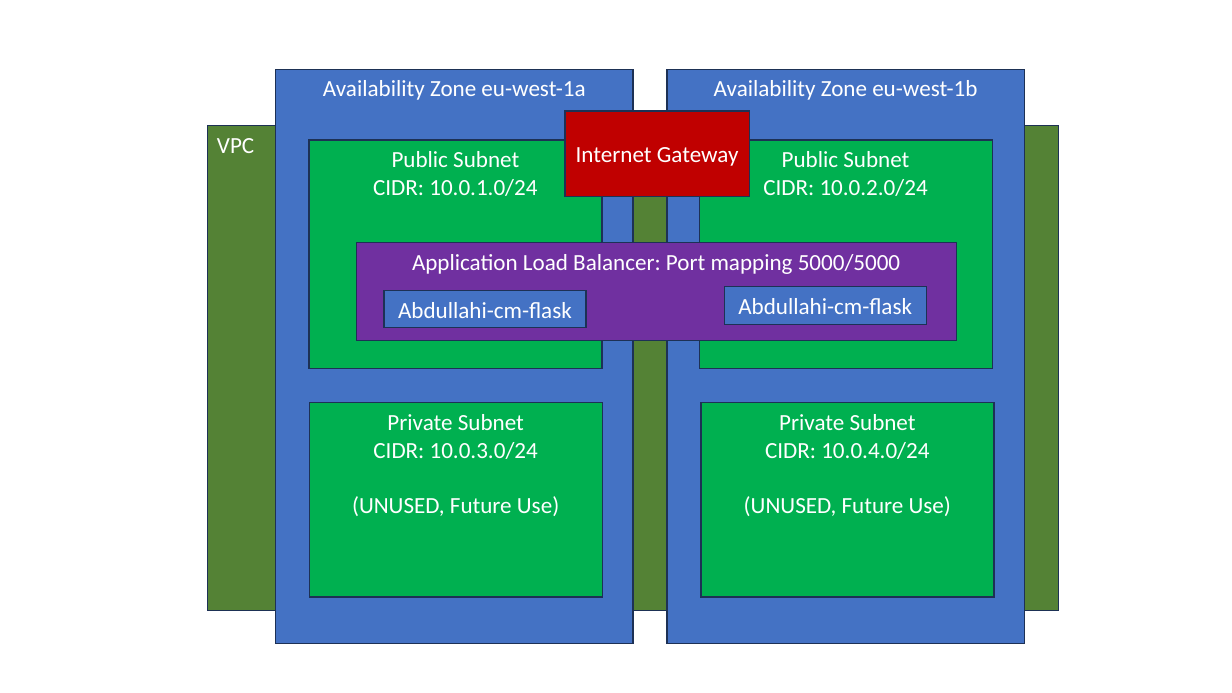
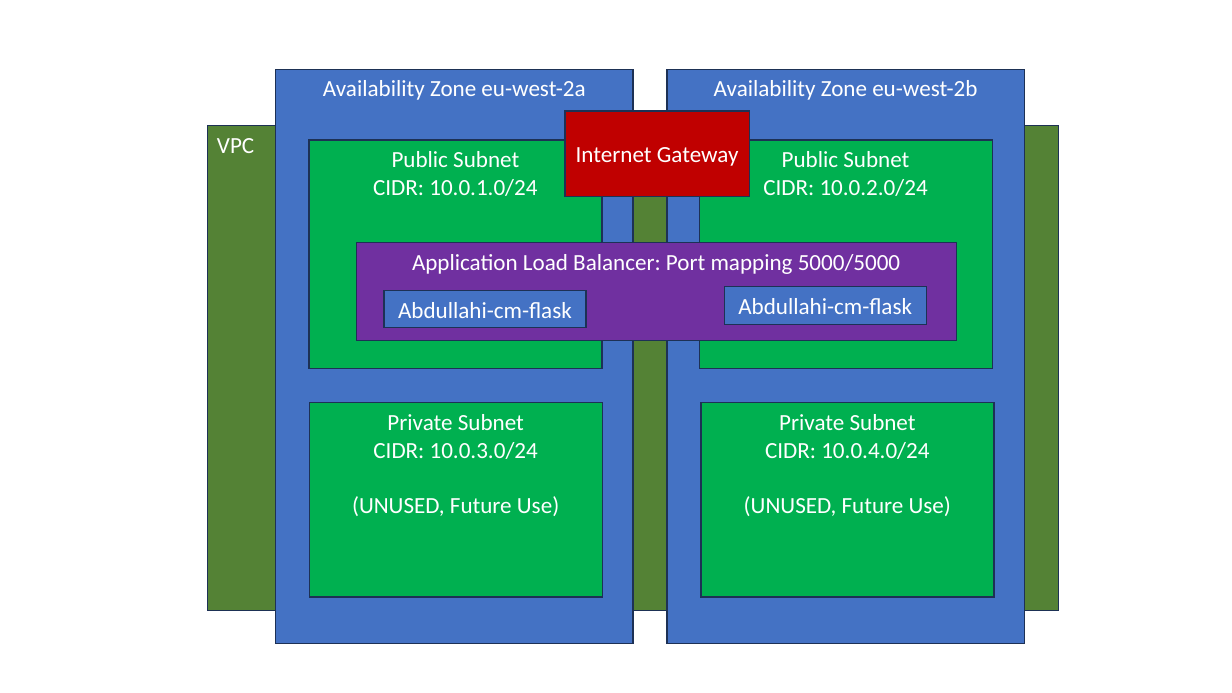
Before and after one commit to ommaxyl/Architecture, a slide deck: slide 1 of Architecture.pptx. Drawn at 1232x693 pixels with LibreOffice and Linux fonts; fonts in the diff are those of the drawing. Boxes give left, top, right and bottom in pixels: in the first picture for what was removed or moved away, otherwise in the second. Text is boxed around its words. In the diff, an @@ line names an element or a change of style, - is before the commit and + after.

```diff
--- a/Architecture.pptx
+++ b/Architecture.pptx
@@ text in rectangle at <box>323,80,585,100</box>: text changed @@
-Availability Zone eu-west-1a
+Availability Zone eu-west-2a
@@ text in rectangle at <box>714,80,977,100</box>: text changed @@
-Availability Zone eu-west-1b
+Availability Zone eu-west-2b
```
